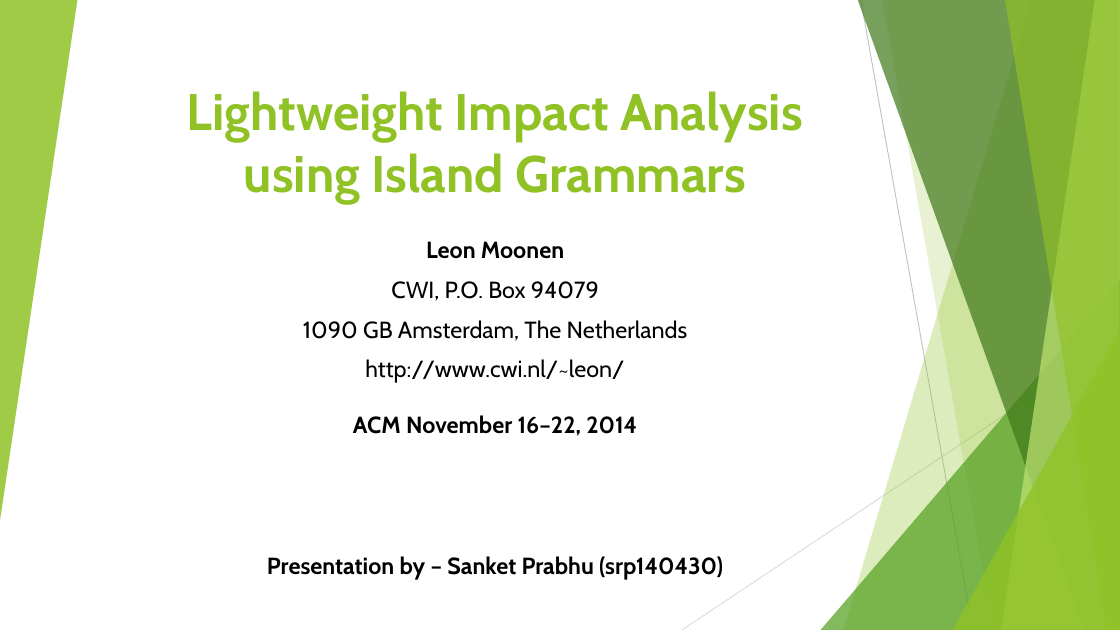
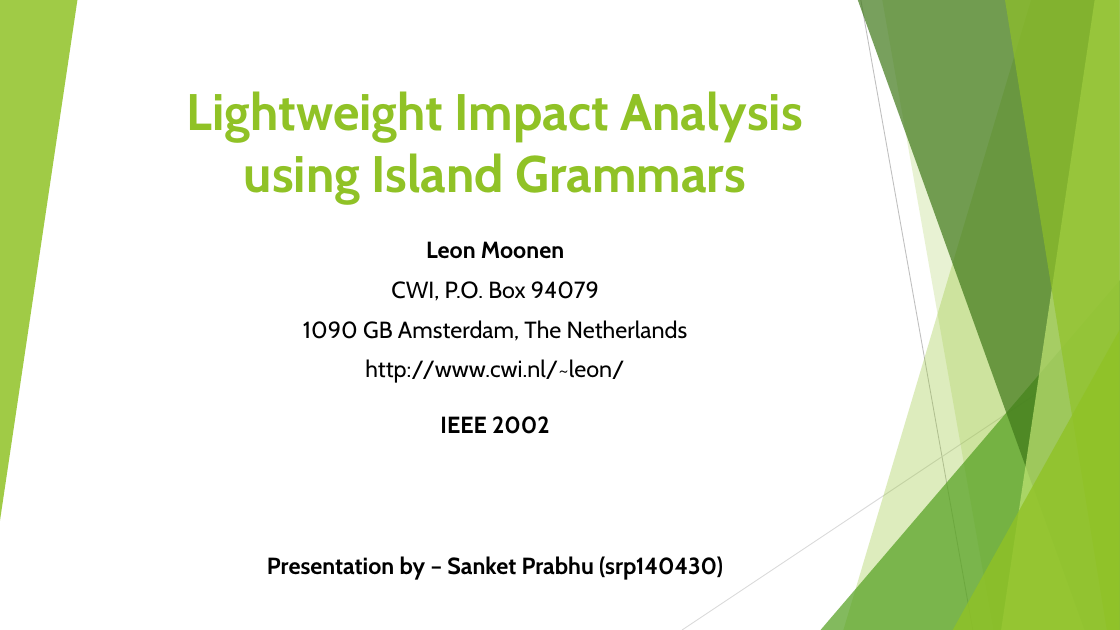
Before and after one commit to sanketfall2014/Sanket-Presentation, a slide deck: slide 1 of Lightweight Impact Analysis using Island Grammar.pptx. Drawn at 1120x630 pixels with LibreOffice and Linux fonts; fonts in the diff are those of the drawing. Boxes give left, top, right and bottom in pixels: in the first picture for what was removed or moved away, otherwise in the second. Text is boxed around its words. In the diff, an @@ line names an element or a change of style, - is before the commit and + after.

Commit message:
ppt

```diff
--- a/Lightweight Impact Analysis using Island Grammar.pptx
+++ b/Lightweight Impact Analysis using Island Grammar.pptx
@@ subtitle at bbox=[267, 359, 723, 579]: text changed @@
-http://www.cwi.nl/~leon/
-ACM November 16–22, 2014
-Presentation by – Sanket Prabhu (srp140430)
+http://www.cwi.nl/~leon/
+IEEE 2002
+Presentation by – Sanket Prabhu (srp140430)
```
Also in this commit, not shown: 3 other slides changed, 1 slide removed.
